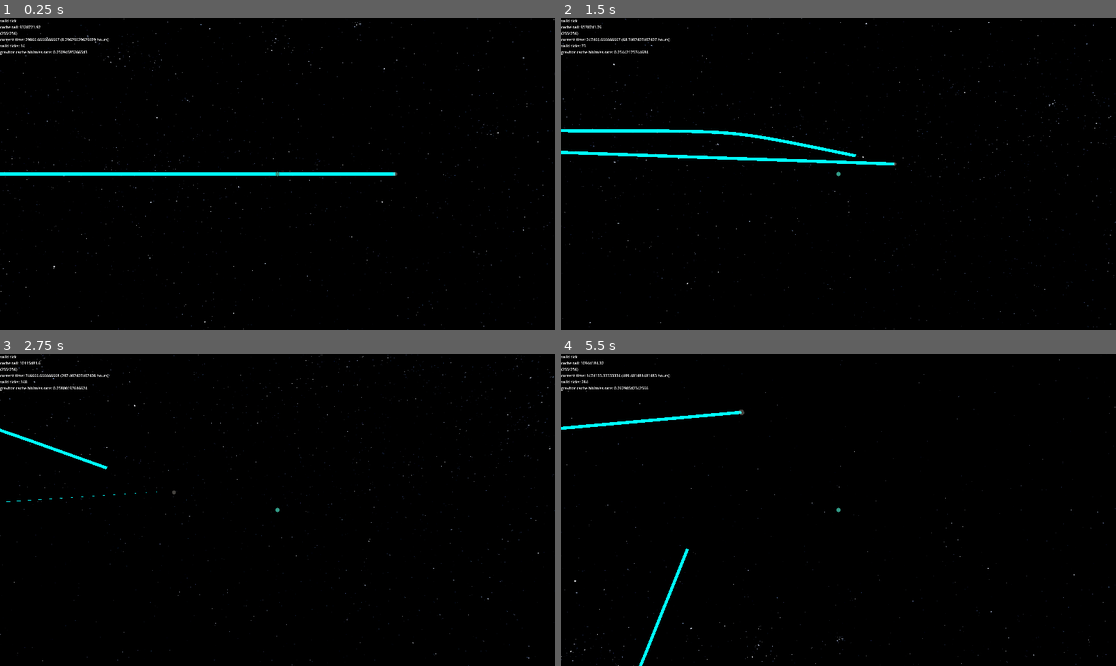
Above: before the commit, frames 1-4 (two rows, left to right).
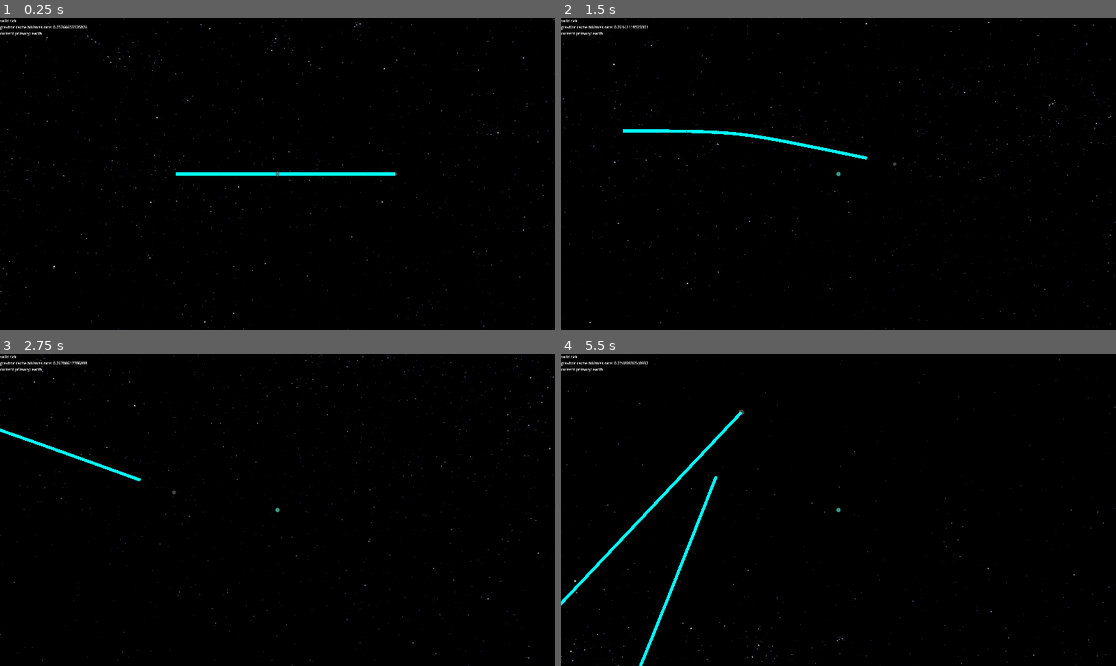
Above: after the commit, the same moments.

Repository: pinkavat/plaNetarium
Game: Godot game, scene res://world.tscn
The game is run twice, just before and just after one commit, with the same random seed, the same clock (stepped at 60 frames per second) and the same inputs. The engine's default icon, where the game draws it, is replaced by a stand-in: a white triangle on a blue panel in a dark square.
Inputs (mouse positions are in pixels of both pictures, inside the frame that each line leads up to):
- Up to frame 1 (0.25 s): no input
- Up to frame 2 (1.5 s): tap Enter (ui_accept) at 0.5, 0.77 s; move the mouse to (960, 158) at 0.52 s; hold Right (ui_right) 0.53-1.25 s; click (960, 158) at 0.67 s; drag from (727, 189) to (810, 236) at 1.27 s
- Up to frame 3 (2.75 s): move the mouse to (333, 441) at 2.02 s; hold Right (ui_right) from 2.03 s (still down)
- Up to frame 4 (5.5 s): release Right (ui_right) at 2.75 s; drag from (810, 572) to (672, 463) at 2.77 s; move the mouse to (1005, 556) at 3.52 s; hold Left (ui_left) 3.53-4.25 s; tap Enter (ui_accept) at 3.77, 4.25 s; drag from (672, 463) to (755, 432) at 4.27 s; move the mouse to (866, 510) at 5.02 s; hold Left (ui_left) from 5.03 s (still down); click (866, 510) at 5.17 s

The runs differ from the first frame. In frame 1, 0.7% of the frame differs, in the area x 0-32%, y 2-51%; in frame 2, 1.1%; in frame 3, 0.4%; in frame 4, 1.3%, in the area x 0-33%, y 2-98%.

Commit message:
added primary detection, prototyped variable admissible error and admissible jump

Diff:
--- a/OrbitPolyline/orbit_polyline.gd
+++ b/OrbitPolyline/orbit_polyline.gd
@@ -86,6 +86,6 @@
 		_next_positions[backing_prior_in_next + bi + 2] = pos.z
 		bi += 3
 
-		_colours[backing_prior_index + i] = Color.AQUA
+		_colours[backing_prior_index + i] = Color.AQUA if data.primary.name == &"earth" else Color.ORANGE
 
 	_recommit_mesh()
--- a/PlaNetarium/double_vector_3.gd
+++ b/PlaNetarium/double_vector_3.gd
@@ -32,8 +32,8 @@
 	return DoubleVector3.new(0, 0, 0)
 
 ## Cloning (hmmm...).
-func clone() -> DoubleVector3:
-	return DoubleVector3.new(x, y, z)
+#func clone() -> DoubleVector3:
+#	return DoubleVector3.new(x, y, z)
 
 
 ## Equality check, using engine equality.
--- a/PlaNetarium/gravitee.gd
+++ b/PlaNetarium/gravitee.gd
@@ -4,6 +4,10 @@
 ## Body subject to the influence of gravity sources (a satellite).
 ##
 ## TODO: document
+## TODO: gravitor query: time quant or time actual? If time quant, quantum should
+##       be for the PLANETARIUM ENTIRE, right?
+## TODO: linking into plaNetarium: 'primary' is set by an SOI check, which doesn't
+##		 fall back to the system root and SHOULD.
 
 
 
@@ -28,12 +32,11 @@
 var state_fetch : Callable
 
 
-## In order for the smart propagator (below) to function, it needs to know what
-## constitutes acceptable error. This criterion compares two states that are meant
-## to be identical; timesteps will be as large as possible while satisfying it.
-var states_approx_equal : Callable = func(d_half : State, full : State) -> bool:
-	return d_half.get_pos().equals_approx(full.get_pos(), 1.0) # position within a meter
-
+
+## TODO: experimental. Obtain the admissible error for a given primary.
+## TODO should be a property of the gravitor, like the acceptable jump
+func admissible_error_of(primary : Gravitor) -> float:
+	return 1.0 # TODO
 
 
 ## Initialize a new Gravitee, with an initial Cartesian state (position and velocity) at
@@ -51,9 +54,21 @@
 	# that the state is the same at the first time quantum.
 	var time_quant_0 = int(time_0 / time_quantum)
 
+	# Perform an initial check to get our primary gravitor
+	# TODO: this is duplicate code of the pass in PEFRL below!
+	var primary : Gravitor = null
+	var min_rel := INF
+	for gravitor_state in state_fetch.call(float(time_quant_0) * time_quantum).values():
+		var rel_pos : DoubleVector3 = gravitor_state.get_pos().sub(pos_0)
+		var rel_pos_dot := rel_pos.dot(rel_pos)
+		if rel_pos_dot < gravitor_state.gravitor.soi_radius_squared and rel_pos_dot < min_rel:
+			min_rel = rel_pos_dot
+			primary = gravitor_state.gravitor
+
+
 	# Set up the long cache with initial state data
 	long_cache = RingBuffer.new(long_cache_size)
-	long_cache.set_at(0, State.new(time_quant_0, pos_0, vel_0))
+	long_cache.set_at(0, State.new(time_quant_0, pos_0, vel_0, primary))
 	long_cache_tail = 0
 
 
@@ -134,7 +149,7 @@
 
 
 # TODO doc
-# TODO: coarseness metric
+# TODO: finalize/stabilize coarseness metric
 # TODO: don't forget gravitor sweepline idea (it'd be higher up)
 func advance_cache() -> void:
 	if long_cache_tail < (long_cache.length() - 1):
@@ -142,7 +157,22 @@
 
 		var next_state = _smart_propagate(tail_state, 9223372036854775800) # TODO Maxint
 
-		if long_cache_tail <= 0 or (not long_cache.get_at(long_cache_tail).get_pos().equals_approx(long_cache.get_at(long_cache_tail - 1).get_pos(), 1_000_000_000.0)):
+
+		# Compute the acceptable jump, which is based on the orbital period AROUND the primary.
+		# TODO: so we approximate it, by guesstimating an 'average orbital period of a satellite'
+		# which is a fixed gravitor proprerty; if it works, set it in the gravitor initializer.
+
+		var synth_semim = tail_state.primary.soi_radius / 2.0
+		var estim_period = TAU * sqrt((synth_semim * synth_semim * synth_semim) / tail_state.primary.mu)
+
+		estim_period = min(estim_period, 365.0 * 24.0 * 60.0 * 60.0)
+
+		@warning_ignore("narrowing_conversion")
+		var admissible_jump =  (estim_period / 256.0) / (time_quantum) # I *think* this is OK? seconds / (seconds/quantum) = quanta?
+
+
+		#if long_cache_tail <= 0 or (not tail_state.get_pos().equals_approx(long_cache.get_at(long_cache_tail - 1).get_pos(), 1_000_000_000.0)):
+		if long_cache_tail <= 0 or (abs(tail_state.qtime - long_cache.get_at(long_cache_tail - 1).qtime) > admissible_jump):
 			# Not enough items OR coarseness criterion satisfied: add the state to the cache.
 			long_cache_tail += 1
 		# Otherwise coarseness criterion failed, and no need to add: replace the tail.
@@ -165,7 +195,7 @@
 
 	# 2) Establish a valid timestep that's as fast as possible while
 	#	 not overrunning the target time
-	var timestep : int = max(1, t & (~(t - 1))) # TODO: maximal jump at 0?
+	var timestep : int = max(1, t & (~(t - 1)))
 	while t + timestep > target_time:
 		@warning_ignore("integer_division")
 		timestep = int(timestep / 2)
@@ -183,7 +213,9 @@
 		var half_prop = quant_PEFRL(state, half_step)
 		var double_half_prop = quant_PEFRL(half_prop, half_step)
 
-		if states_approx_equal.call(double_half_prop, full_prop):
+		# Establish whether a full prop and two half props result in sufficiently similar state
+		var admissible_error = min(admissible_error_of(double_half_prop.primary), admissible_error_of(full_prop.primary))
+		if double_half_prop.get_pos().equals_approx(full_prop.get_pos(), admissible_error):
 			break			# A full step is equal to two half steps; no need to get finer
 
 		# Otherwise halve the timestep and loop.
@@ -208,16 +240,28 @@
 	# TODO or even time-slice (that'd be abysmal performance-wise!)
 	var gravitors = state_fetch.call(float(state.qtime) * time_quantum)
 
+	# TODO: INSERT THIS AS PART OF ONE OF THE FORCE PASSES.
+	var primary : Gravitor = null
+	var min_rel := INF
+	for gravitor_state in gravitors.values():
+		var rel_pos : DoubleVector3 = gravitor_state.get_pos().sub(state.get_pos())
+		var rel_pos_dot := rel_pos.dot(rel_pos)
+		if rel_pos_dot < gravitor_state.gravitor.soi_radius_squared and rel_pos_dot < min_rel:
+			min_rel = rel_pos_dot
+			primary = gravitor_state.gravitor
+
+	# TODO: other forces, externalization, etc.
 	var get_acceleration = func _gravity_get(pos : DoubleVector3) -> DoubleVector3:
 		var f = DoubleVector3.ZERO()
-		for gravitor in gravitors.values():
-
-			var rel_pos : DoubleVector3 = gravitor[0].sub(pos) # 0 :gravitor pos
+		for gravitor_state in gravitors.values():
+			var rel_pos : DoubleVector3 = gravitor_state.get_pos().sub(pos)
 			var rel_pos_dot := rel_pos.dot(rel_pos)
-			f = f.add(rel_pos.mul(gravitor[2] / (rel_pos_dot * sqrt(rel_pos_dot)))) # 2 : gravitor mu
+			f = f.add(rel_pos.mul(gravitor_state.gravitor.mu / (rel_pos_dot * sqrt(rel_pos_dot))))
+
+		# TODO temp test accel
+		#f = f.add(state.get_vel().mul(0.0000001))
 
 		return f # TODO mass term...?
-
 
 	# Run PEFRL core
 	const xi = 0.1786178958448091
@@ -247,11 +291,11 @@
 	vel = vel.add(acc.mul(dt * (0.5 - lambda)))
 	pos = pos.add(vel.mul(dt * xi))
 
-	return State.new(state.qtime + qdt, pos, vel)
-
-
-
-# ========== INTERNAL STATE CLASS ==========
+	return State.new(state.qtime + qdt, pos, vel, primary)
+
+
+
+# ========== STATE CLASS ==========
 
 ## State class used internally (stored in the long cache, etc.)
 ## to alleviate memory footprint and clarify names.
@@ -260,7 +304,8 @@
 	# Simulation time quantum of this state. Directly accessible.
 	var qtime : int
 
-
+	# Gravitor exerting the strongest gravity on the Gravitee at this time.
+	var primary : Gravitor
 
 	# Position and Velocity data. Read-only, access via getters below.
 	# Experimentation suggests that the memory footprint of six floats in one
@@ -273,8 +318,9 @@
 	var _vel_z : float
 
 	## Don't set state members. If we need to change them, just make a new state:
-	func _init(qtime_ : int, pos_ : DoubleVector3, vel_ : DoubleVector3):
+	func _init(qtime_ : int, pos_ : DoubleVector3, vel_ : DoubleVector3, primary_ : Gravitor):
 		qtime = qtime_
+		primary = primary_
 		_pos_x = pos_.x
 		_pos_y = pos_.y
 		_pos_z = pos_.z
--- a/PlaNetarium/gravitor.gd
+++ b/PlaNetarium/gravitor.gd
@@ -13,16 +13,24 @@
 ## Standard Gravitational Parameter (G * M) of this body.
 var mu : float
 
-
 ## Local position of body at reference time.
 var pos_0 : DoubleVector3
 
 ## Local velocity of body at reference time.
 var vel_0 : DoubleVector3
 
-
 ## Array of Gravitor children of this body.
 var children = []
+
+
+# ========== USEFUL PROPERTIES ==========
+# TODO: setting and computation once we've dispensed with the Kepler Utility
+# The values are fallback safeties for the root primary.
+# Right now the code for computing 'em is duplicated!
+
+var soi_radius : float = 7.4e12 # TODO: unsafe. Used in 'approx satellite period calc'; for root, this should be fixed high value.
+var soi_radius_squared : float = INF # TODO ditto, though this is used only in primary membership calc.
+var period : float = 10.0
 
 
 # Previous universal anomaly; cached for increased speed
@@ -55,6 +63,9 @@
 
 	# Make child and add it to our children
 	var child := Gravitor.new(name_, initial_state[0], initial_state[1], mu_)
+	child.period = TAU * sqrt((semimajor_axis_ * semimajor_axis_ * semimajor_axis_) / (mu + mu_))
+	child.soi_radius = 0.9431 * semimajor_axis_ * pow(mu_ / mu, 2.0/5.0)
+	child.soi_radius_squared = child.soi_radius * child.soi_radius
 	children.append(child)
 
 	return child
@@ -83,6 +94,10 @@
 
 	# Make child and add it to our children
 	var child := Gravitor.new(name_, initial_state[0], initial_state[1], mu_)
+	var semimajor_axis_ = (periapsis_distance_ + apoapsis_distance_) / 2.0
+	child.period = TAU * sqrt((semimajor_axis_ * semimajor_axis_ * semimajor_axis_) / (mu + mu_))
+	child.soi_radius = 0.9431 * semimajor_axis_ * pow(mu_ / mu, 2.0/5.0)
+	child.soi_radius_squared = child.soi_radius * child.soi_radius
 	children.append(child)
 
 	return child
@@ -95,6 +110,7 @@
 
 ## Initialize a Gravitor with the given initial state (Cart2Cart, TODO improve).
 ## Not really meaningfully useable outside of invocation from the static factories above.
+## TODO: in fact don't use it at all, since it doesn't set some of the 'useful properties'!
 func _init(name_ : StringName, pos_0_ : DoubleVector3, vel_0_ : DoubleVector3, mu_ : float) -> void:
 	name = name_
 	pos_0 = pos_0_
@@ -102,7 +118,7 @@
 	mu = mu_
 
 
-## Gravitor tree query: returns a Dictionary name->[pos, vel, mu] 'tuples' for every
+## Gravitor tree query: returns a Dictionary name->GlobalState (see below) for every
 ## gravitor in the tree at the specified time.
 ## SHOULD ONLY BE INVOKED ON THE ROOT GRAVITOR.
 func all_states_at_time(time : float) -> Dictionary:
@@ -111,7 +127,7 @@
 	_tree_state_query_kernel(time, output, DoubleVector3.ZERO(), DoubleVector3.ZERO())
 
 	# Add ourself, the root:
-	output[name] = [DoubleVector3.ZERO(), DoubleVector3.ZERO(), mu]
+	output[name] = GlobalState.new(self, DoubleVector3.ZERO(), DoubleVector3.ZERO())
 
 	return output
 
@@ -125,11 +141,50 @@
 		var local_state := UniversalKepler.query(child.pos_0, child.vel_0, 0.0, time, mu, child.prev_psi)
 		child.prev_psi = local_state[2]
 
+		var global_pos : DoubleVector3 = local_state[0].add(pos)
+		var global_vel : DoubleVector3 = local_state[1].add(vel)
+
 		# Add this to the accumulated state to get the child's global state
-		var global_state := [local_state[0].add(pos), local_state[1].add(vel), child.mu]
+		var global_state := GlobalState.new(child, global_pos, global_vel)
 
 		# Append the global state to the output
 		output[child.name] = global_state
 
 		# Recurse
-		child._tree_state_query_kernel(time, output, global_state[0], global_state[1])
+		child._tree_state_query_kernel(time, output, global_pos, global_vel)
+
+
+# ========== STATE CLASS ==========
+
+## State class returned by the tree query, for the same reasons as Gravitee's State:
+## to cheapen storage concerns and clarify naming.
+class GlobalState extends RefCounted:
+
+	# Backreference to the Gravitor whose state this is
+	var gravitor : Gravitor
+
+	# Position and velocity vectors, in global space, unrolled (see Gravitee's state)
+	var _pos_x : float
+	var _pos_y : float
+	var _pos_z : float
+	var _vel_x : float
+	var _vel_y : float
+	var _vel_z : float
+
+	## Don't set state members. If we need to change them, just make a new state:
+	func _init(gravitor_ : Gravitor, pos_ : DoubleVector3, vel_ : DoubleVector3):
+		gravitor = gravitor_
+		_pos_x = pos_.x
+		_pos_y = pos_.y
+		_pos_z = pos_.z
+		_vel_x = vel_.x
+		_vel_y = vel_.y
+		_vel_z = vel_.z
+
+	## Position getter; Doublevec is brand-new
+	func get_pos() -> DoubleVector3:
+		return DoubleVector3.new(_pos_x, _pos_y, _pos_z)
+
+	## Velocity getter; Doubelvec is brand-new
+	func get_vel() -> DoubleVector3:
+		return DoubleVector3.new(_vel_x, _vel_y, _vel_z)
--- a/PlaNetarium/old_gravitor_kepler.gd
+++ b/PlaNetarium/old_gravitor_kepler.gd
@@ -6,6 +6,10 @@
 ##
 ## TODO: Essentially outmoded; kepler should be simpler thing based
 ## directly on orbital elements.
+##
+## TODO: not to mention that we've obviated Array returns in favour of
+## specialized internal classes. The whole logic should be folded into
+## Gravitor anyway if it gets simple enough.
 ##
 ## Copy of the old Patched Conics Universal Kepler Utility
 ## tweaked for double-precision
--- a/test_driver.gd
+++ b/test_driver.gd
@@ -73,9 +73,9 @@
 			# Advance sim time
 			sim_time += delta * time_scale
 
-		$Label.text = $Label.text + "\ncache tai …(321 unchanged characters)…
+		#$Label.text = $Label.text + "\ncache tai …(321 unchanged characters)…
 		$Label.text = $Label.text + "\ngravitor cache hit/miss rate: " + str(float(cache_hits)/float(cache_misses))
-
+		$Label.text = $Label.text + "\ncurrent primary: " + str(sponch.long_cache.get_at(0).primary.name)
 
 		# WITH REMAINING TIME IN THE TICK, PROPAGATE SPONCH'S CACHE.
 		current_tick_budget -= Time.get_ticks_usec() - tick_start_time
@@ -104,8 +104,7 @@
 		# Get state
 		var state := sol.all_states_at_time(time)
 
-		$TestTarget2.global_position = (state["earth"][0].vec3()) * space_scale
-		#$TestTarget3.global_position = (state["moon"][0].vec3()) * space_scale
+		$TestTarget2.global_position = (state["earth"].get_pos().vec3()) * space_scale
 
 func _ready():
 	sol = Gravitor.make_root_gravitor("sol", 1.327e20)
